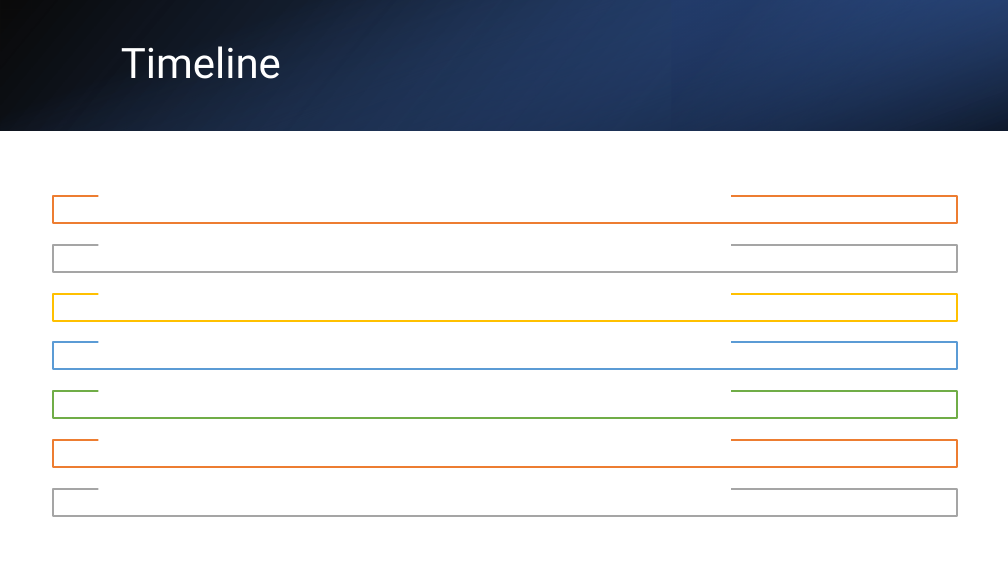
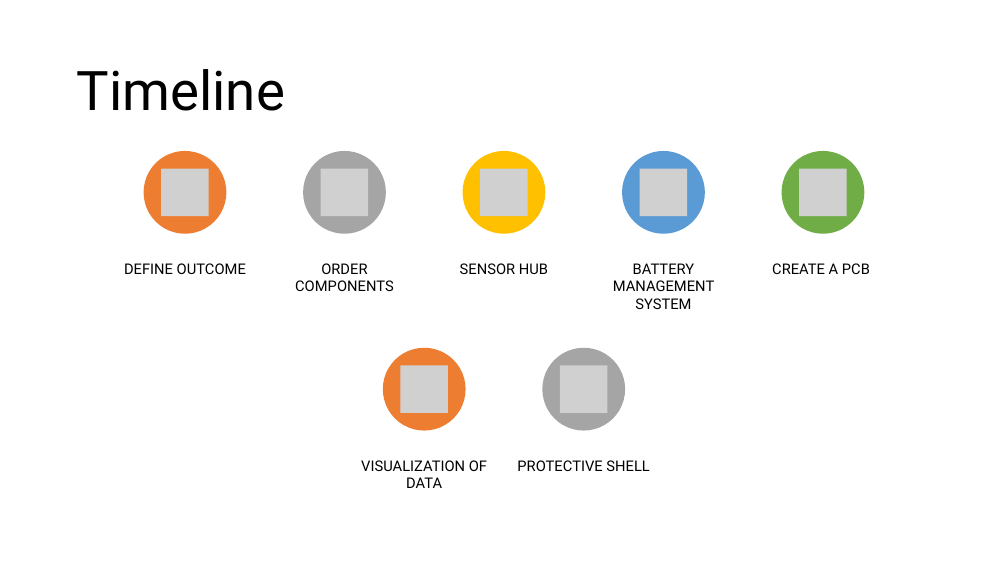
Before and after one commit to kyobg/HOOF-IMU, a slide deck: slide 11 of SDP_Summer_Progress.pptx. Drawn at 1008x567 pixels with LibreOffice and Linux fonts; fonts in the diff are those of the drawing; grey boxes stand for pictures. Boxes give left, top, right and bottom in pixels: in the first picture for what was removed or moved away, otherwise in the second. Text is boxed around its words. In the diff, an @@ line names an element or a change of style, - is before the commit and + after.

Commit message:
added info update to sensors

```diff
--- a/SDP_Summer_Progress.pptx
+++ b/SDP_Summer_Progress.pptx
@@ rectangle removed at <box>0,0,1008,130</box> @@
@@ rectangle removed at <box>0,0,1008,130</box> @@
@@ rectangle removed at <box>672,0,1008,130</box> @@
@@ title "Timeline": place and size @@
-title "Timeline" at <box>121,46,281,79</box>
+title "Timeline" at <box>77,69,285,111</box>
@@ title "Timeline" at <box>77,69,285,111</box>: size 40 to 52 pt, text colour #FFFFFF to #000000 @@
@@ group removed at <box>53,180,957,516</box>: 7 rectangles, 7 rounded rectangles @@
@@ group added at <box>124,151,870,488</box>: 7 ellipses, 7 pictures, 7 texts @@
+DEFINE OUTCOME
+ORDER COMPONENTS
+SENSOR HUB
+BATTERY MANAGEMENT SYSTEM
+CREATE A PCB
+VISUALIZATION OF DATA
+PROTECTIVE SHELL
```
Also in this commit, not shown: 1 other slide changed.
